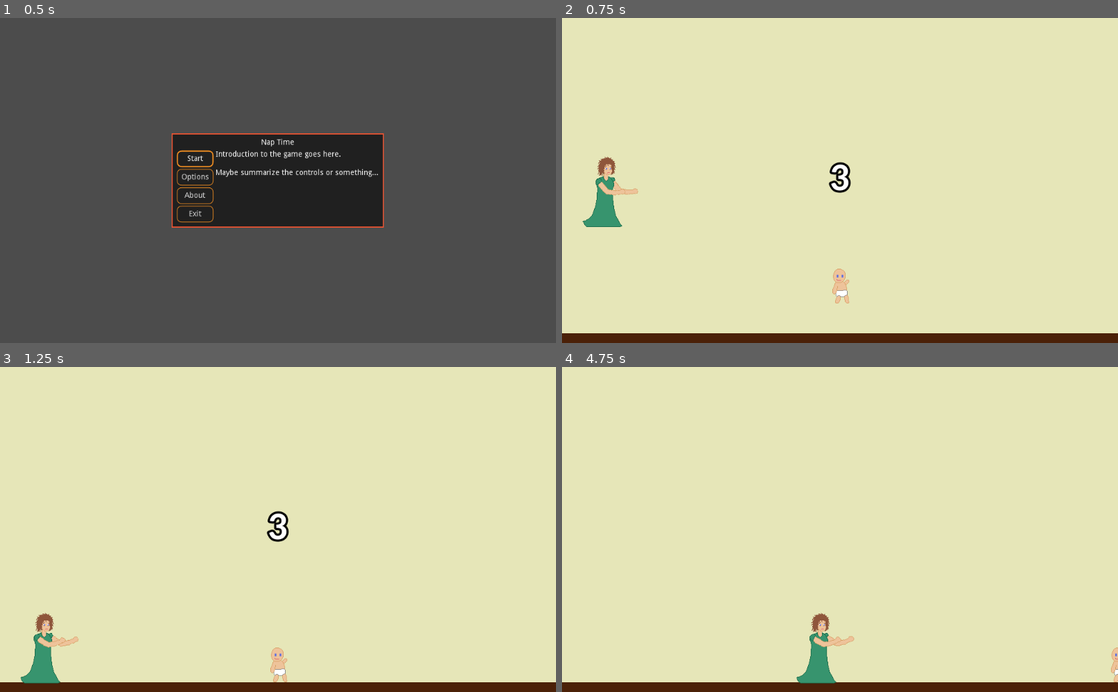
Above: before the commit, frames 1-4 (two rows, left to right).
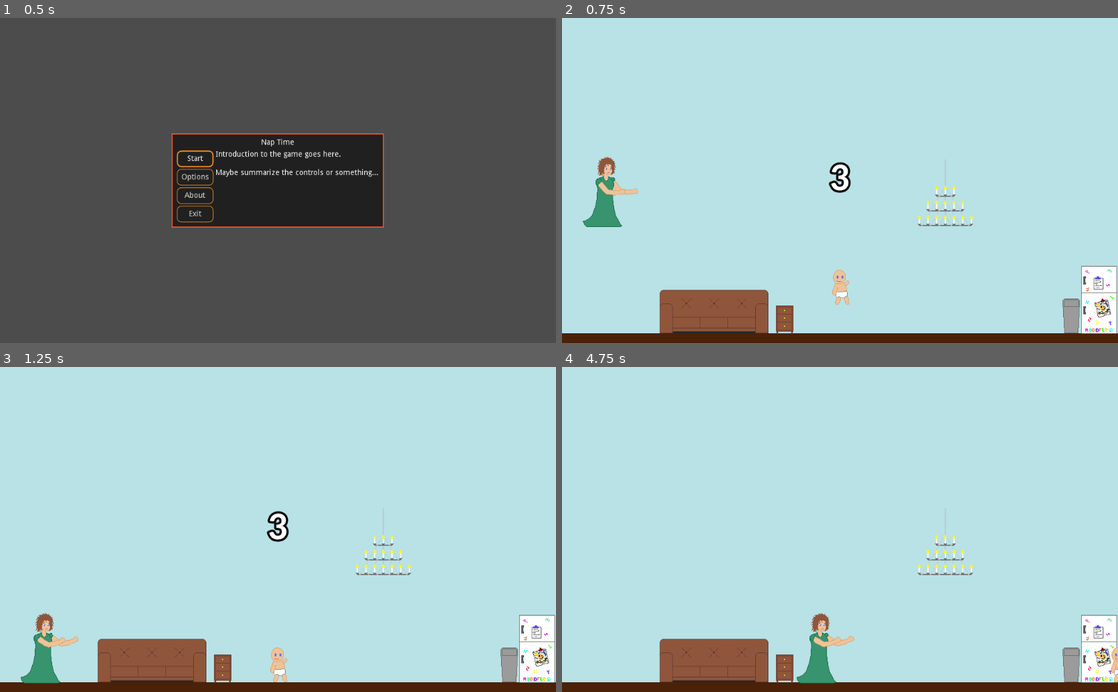
Above: after the commit, the same moments.

Repository: pizzasgood/NapTime_LD50
Game: Godot game, scene res://TitleScreen.tscn
Same seed, same stepped clock (60 frames per second), same inputs: the game is played once before the commit and once after it.
Inputs:
- Up to frame 1 (0.5 s): no input
- Up to frame 2 (0.75 s): click "Start" at 0.5 s
- Up to frame 3 (1.25 s): no input
- Up to frame 4 (4.75 s): tap Enter (ui_accept) at 1.25, 1.52, 2, 2.27, 3.5, 3.77, 4.52 s; hold Right (ui_right) 1.28-2.78 s; hold Left (ui_left) 2.78-3.53 s; hold Right (ui_right) from 3.53 s (still down)

Frame 1 is identical in both runs. In frame 2, 96% of the frame differs, in the area x 0-100%, y 0-98%; in frame 3, 96%; in frame 4, 96%.

Commit message:
Add furniture

Diff:
--- a/Arena.tscn
+++ b/Arena.tscn
@@ -1,13 +1,19 @@
-[gd_scene load_steps=10 format=2]
+[gd_scene load_steps=22 format=2]
 
 [ext_resource path="res://entities/Baby.tscn" type="PackedScene" id=1]
 [ext_resource path="res://entities/Mom.tscn" type="PackedScene" id=2]
+[ext_resource path="res://furniture/fridge.png" type="Texture" id=3]
+[ext_resource path="res://furniture/couch.png" type="Texture" id=4]
+[ext_resource path="res://furniture/drawers.png" type="Texture" id=5]
+[ext_resource path="res://furniture/trash.png" type="Texture" id=6]
+[ext_resource path="res://furniture/Fragile.gd" type="Script" id=7]
+[ext_resource path="res://furniture/Chandelier.tscn" type="PackedScene" id=8]
 
 [sub_resource type="QuadMesh" id=1]
 
 [sub_resource type="Gradient" id=2]
 offsets = PoolRealArray( 0 )
-colors = PoolColorArray( 0.901961, 0.901961, 0.72549, 1 )
+colors = PoolColorArray( 0.72549, 0.890196, 0.901961, 1 )
 
 [sub_resource type="GradientTexture" id=3]
 gradient = SubResource( 2 )
@@ -24,6 +30,24 @@
 
 [sub_resource type="RectangleShape2D" id=7]
 extents = Vector2( 48.5, 330 )
+
+[sub_resource type="RectangleShape2D" id=8]
+extents = Vector2( 100, 40 )
+
+[sub_resource type="RectangleShape2D" id=9]
+extents = Vector2( 33, 62 )
+
+[sub_resource type="RectangleShape2D" id=10]
+extents = Vector2( 16, 26 )
+
+[sub_resource type="RectangleShape2D" id=12]
+extents = Vector2( 24, 16 )
+
+[sub_resource type="RectangleShape2D" id=11]
+extents = Vector2( 15, 32 )
+
+[sub_resource type="RectangleShape2D" id=13]
+extents = Vector2( 32, 14 )
 
 [node name="Arena" type="Node2D"]
 
@@ -71,7 +95,118 @@
 "_edit_lock_": true
 }
 
+[node name="Furniture" type="Node2D" parent="."]
+__meta__ = {
+"_edit_lock_": true
+}
+
+[node name="Couch" type="StaticBody2D" parent="Furniture"]
+position = Vector2( 280, 542 )
+
+[node name="CollisionShape2D" type="CollisionShape2D" parent="Furniture/Couch"]
+shape = SubResource( 8 )
+one_way_collision = true
+__meta__ = {
+"_edit_lock_": true
+}
+
+[node name="Sprite" type="Sprite" parent="Furniture/Couch"]
+texture = ExtResource( 4 )
+__meta__ = {
+"_edit_lock_": true
+}
+
+[node name="Fridge" type="StaticBody2D" parent="Furniture"]
+position = Vector2( 989, 520 )
+
+[node name="CollisionShape2D" type="CollisionShape2D" parent="Furniture/Fridge"]
+shape = SubResource( 9 )
+one_way_collision = true
+__meta__ = {
+"_edit_lock_": true
+}
+
+[node name="Sprite" type="Sprite" parent="Furniture/Fridge"]
+texture = ExtResource( 3 )
+__meta__ = {
+"_edit_lock_": true
+}
+
+[node name="Drawers" type="StaticBody2D" parent="Furniture"]
+position = Vector2( 410, 557 )
+script = ExtResource( 7 )
+
+[node name="CollisionShape2D" type="CollisionShape2D" parent="Furniture/Drawers"]
+shape = SubResource( 10 )
+one_way_collision = true
+__meta__ = {
+"_edit_lock_": true
+}
+
+[node name="Sprite" type="Sprite" parent="Furniture/Drawers"]
+texture = ExtResource( 5 )
+__meta__ = {
+"_edit_lock_": true
+}
+
+[node name="BrokenCollisionShape2D" type="CollisionShape2D" parent="Furniture/Drawers"]
+position = Vector2( 42, 10 )
+shape = SubResource( 12 )
+disabled = true
+one_way_collision = true
+__meta__ = {
+"_edit_lock_": true
+}
+
+[node name="BrokenSprite" type="Sprite" parent="Furniture/Drawers"]
+visible = false
+position = Vector2( 40, 10 )
+rotation = 1.5708
+texture = ExtResource( 5 )
+__meta__ = {
+"_edit_lock_": true
+}
+
+[node name="Trash" type="StaticBody2D" parent="Furniture"]
+position = Vector2( 938, 550 )
+script = ExtResource( 7 )
+
+[node name="CollisionShape2D" type="CollisionShape2D" parent="Furniture/Trash"]
+shape = SubResource( 11 )
+one_way_collision = true
+__meta__ = {
+"_edit_lock_": true
+}
+
+[node name="Sprite" type="Sprite" parent="Furniture/Trash"]
+texture = ExtResource( 6 )
+__meta__ = {
+"_edit_lock_": true
+}
+
+[node name="BrokenCollisionShape2D" type="CollisionShape2D" parent="Furniture/Trash"]
+position = Vector2( -43, 21 )
+shape = SubResource( 13 )
+one_way_collision = true
+__meta__ = {
+"_edit_lock_": true
+}
+
+[node name="BrokenSprite" type="Sprite" parent="Furniture/Trash"]
+visible = false
+position = Vector2( -43, 20 )
+rotation = -1.5708
+texture = ExtResource( 6 )
+__meta__ = {
+"_edit_lock_": true
+}
+
+[node name="Chandelier" parent="Furniture" instance=ExtResource( 8 )]
+position = Vector2( 706, 260 )
+
 [node name="Baby" parent="." instance=ExtResource( 1 )]
+z_index = 1
 
 [node name="Mom" parent="." instance=ExtResource( 2 )]
 position = Vector2( 75, 292 )
+z_index = 1
--- a/entities/Arm.tscn
+++ b/entities/Arm.tscn
@@ -4,6 +4,7 @@
 [ext_resource path="res://entities/Arm.gd" type="Script" id=2]
 
 [sub_resource type="CircleShape2D" id=1]
+radius = 4.0
 
 [node name="Arm" type="Node2D"]
 script = ExtResource( 2 )
--- a/entities/Baby.gd
+++ b/entities/Baby.gd
@@ -7,16 +7,17 @@
 var jump_speed := 400.0
 var jump_control_time := 200 #ms
 var jump_started := 0
-var gravity := 32
+var gravity := 2000
 var velocity := Vector2.ZERO
 var item : Node2D
 
 onready var sprite : Sprite = $Sprite
 onready var grab_zone : Area2D = $GrabZone
 onready var hands : Node2D = $Hands
+onready var mobility_reactivation_timer : Timer = $MobilityReactivationTimer
 
 
-func _physics_process(_delta: float) -> void:
+func _physics_process(delta: float) -> void:
 	if mobile:
 		handle_input()
 
@@ -30,8 +31,14 @@
 		if is_on_floor():
 			velocity.y = 0
 		else:
-			velocity.y += gravity
+			velocity.y += gravity * delta
 		move_and_slide_with_snap(velocity, Vector2.DOWN, Vector2.UP)
+
+	if get_slide_count() > 0:
+		for i in range(get_slide_count()):
+			var c = get_slide_collision(i)
+			if c.collider.has_method("process_collision"):
+				c.collider.process_collision(self)
 
 
 func _process(_delta: float) -> void:
@@ -120,3 +127,7 @@
 func stop_using_item() -> void:
 	if item == null:
 		return
+
+
+func _on_MobilityReactivationTimer_timeout() -> void:
+	mobile = true
--- a/entities/Baby.tscn
+++ b/entities/Baby.tscn
@@ -28,3 +28,9 @@
 [node name="CollisionShape2D" type="CollisionShape2D" parent="GrabZone"]
 position = Vector2( 0.5, 0 )
 shape = SubResource( 9 )
+
+[node name="MobilityReactivationTimer" type="Timer" parent="."]
+wait_time = 0.25
+one_shot = true
+
+[connection signal="timeout" from="MobilityReactivationTimer" to="." method="_on_MobilityReactivationTimer_timeout"]
--- a/entities/Mom.gd
+++ b/entities/Mom.gd
@@ -88,7 +88,7 @@
 	update_reaction_buffer()
 	var now = OS.get_ticks_msec()
 	var new_state = ai_virtual_actions.duplicate(true)
-	var x_diff = target.position.x - self.position.x #TODO: maybe add prediction to compensate for reaction time and mitigate overshoot
+	var x_diff = target.global_position.x - self.global_position.x #TODO: maybe add prediction to compensate for reaction time and mitigate overshoot
 	if abs(x_diff) < 24:
 			new_state.erase("ui_right")
 			new_state.erase("ui_left")
--- /dev/null
+++ b/furniture/Chandelier.gd
@@ -0,0 +1,113 @@
+extends Node2D
+
+
+var rider : Node2D
+var rider_gravity : float
+var rider_parent : Node
+
+var omega := 0.0
+var max_omega := TAU
+var swing_thrust := TAU
+var friction := 0.2 * swing_thrust
+var pendulum_gravity := swing_thrust / 1.25
+
+export var hp : float = 5
+var fall_velocity := Vector2.ZERO
+
+onready var grab_cooldown : Timer = $GrabCooldown
+onready var sprite : Sprite = $Sprite
+
+
+func _process(delta: float) -> void:
+	handle_input(delta)
+
+	if hp > 0:
+		if is_instance_valid(rider):
+			hp -= delta
+			if hp < 0:
+				call_deferred("release_body")
+				fall_velocity = omega * Vector2.DOWN.tangent().rotated(rotation) * sprite.texture.get_height()
+				# TODO: play snapping sound
+
+	# release_body assumes we're swinging and may be call_deferred, so ensure we continue swinging until rider is gone
+	if hp > 0 or is_instance_valid(rider):
+		handle_swinging(delta)
+	else:
+		handle_falling(delta)
+
+
+func handle_swinging(delta: float) -> void:
+	var angle = fposmod(rotation, TAU)
+	if angle != 0:
+		if angle < TAU/2:
+			omega += pendulum_gravity * delta
+		elif angle > TAU/2:
+			omega -= pendulum_gravity * delta
+	var degredation = friction * delta
+	if omega > 0:
+		omega = min(max(0, omega - degredation), max_omega)
+	elif omega < 0:
+		omega = max(min(0, omega + degredation), -max_omega)
+
+	rotate(-omega * delta)
+
+
+func handle_falling(delta: float) -> void:
+	fall_velocity += delta * rider_gravity * Vector2.DOWN
+	position += delta * fall_velocity
+	# TODO: explode when hitting floor
+
+
+func _on_Area2D_body_entered(body: Node2D) -> void:
+	if not body.is_in_group("player"):
+		return
+	if is_instance_valid(rider):
+		return
+	if not grab_cooldown.is_stopped():
+		return
+	call_deferred("take_body", body)
+
+
+func handle_input(delta: float) -> void:
+	if not is_instance_valid(rider):
+		return
+	if Input.is_action_just_pressed("ui_up") or Input.is_action_just_pressed("ui_down"):
+		call_deferred("release_body")
+	if Input.is_action_pressed("ui_left"):
+		omega -= swing_thrust * delta
+	if Input.is_action_pressed("ui_right"):
+		omega += swing_thrust * delta
+
+
+func take_body(body: Node2D) -> void:
+	rider = body
+	rider.mobile = false
+	var rider_pos = to_local(rider.global_position)
+	omega = get_angular_velocity(rider_pos, rider.velocity)
+	rider_gravity = rider.gravity
+	rider.gravity = 0
+	rider.velocity = Vector2.ZERO
+	rider_parent = rider.get_parent()
+	rider_parent.remove_child(rider)
+	add_child(rider)
+	rider.position = rider_pos
+
+
+func release_body() ->void:
+	rider.velocity = get_tangential_velocity(rider.position)
+	var rider_pos = rider.global_position
+	remove_child(rider)
+	rider_parent.add_child(rider)
+	rider.global_position = rider_pos
+	rider.gravity = rider_gravity
+	rider.mobility_reactivation_timer.start()
+	rider = null
+	grab_cooldown.start()
+
+
+func get_tangential_velocity(point: Vector2) -> Vector2:
+	return point.tangent() * omega
+
+
+func get_angular_velocity(point: Vector2, velocity: Vector2) -> float:
+	return point.tangent().dot(velocity) / point.length_squared()
--- /dev/null
+++ b/furniture/Chandelier.tscn
@@ -0,0 +1,24 @@
+[gd_scene load_steps=3 format=2]
+
+[ext_resource path="res://furniture/chandelier.png" type="Texture" id=1]
+[ext_resource path="res://furniture/Chandelier.gd" type="Script" id=2]
+
+[node name="Chandelier" type="Node2D"]
+script = ExtResource( 2 )
+
+[node name="Sprite" type="Sprite" parent="."]
+texture = ExtResource( 1 )
+offset = Vector2( 0, 65 )
+__meta__ = {
+"_edit_lock_": true
+}
+
+[node name="Area2D" type="Area2D" parent="."]
+
+[node name="CollisionPolygon2D" type="CollisionPolygon2D" parent="Area2D"]
+polygon = PoolVector2Array( -53, 124, 53, 124, 0, 35 )
+
+[node name="GrabCooldown" type="Timer" parent="."]
+one_shot = true
+
+[connection signal="body_entered" from="Area2D" to="." method="_on_Area2D_body_entered"]
--- /dev/null
+++ b/furniture/Fragile.gd
@@ -0,0 +1,42 @@
+extends StaticBody2D
+
+
+export var hp := 2
+export var collision_cooldown := 1
+export var disable_collision_when_broken := false
+
+var collision_timer : Timer
+onready var sprite : Sprite = find_node("Sprite")
+onready var broken_sprite : Sprite = find_node("BrokenSprite")
+onready var collision_shape : CollisionShape2D = find_node("CollisionShape2D")
+onready var broken_collision_shape : CollisionShape2D = find_node("BrokenCollisionShape2D")
+
+
+func _ready() -> void:
+	collision_timer = Timer.new()
+	collision_timer.wait_time = collision_cooldown
+	collision_timer.one_shot = true
+	add_child(collision_timer)
+
+	if is_instance_valid(broken_sprite):
+		broken_sprite.visible = false
+	if is_instance_valid(broken_collision_shape):
+		broken_collision_shape.disabled = true
+
+
+func process_collision(_body) -> void:
+	if collision_timer.is_stopped():
+		collision_timer.start()
+		hp -= 1
+		if hp == 0:
+			die()
+
+func die() -> void:
+	if is_instance_valid(broken_sprite):
+		sprite.visible = false
+		broken_sprite.visible = true
+	if is_instance_valid(broken_collision_shape):
+		collision_shape.disabled = true
+		broken_collision_shape.disabled = false
+	if disable_collision_when_broken:
+		collision_shape.disabled = true
Binary file added: furniture/chandelier.png
Not shown, added: furniture/chandelier.png.import
Binary file added: furniture/couch.png
Not shown, added: furniture/couch.png.import
Binary file added: furniture/drawers.png
Not shown, added: furniture/drawers.png.import
Binary file added: furniture/fridge.png
Not shown, added: furniture/fridge.png.import
Binary file added: furniture/trash.png
Not shown, added: furniture/trash.png.import
